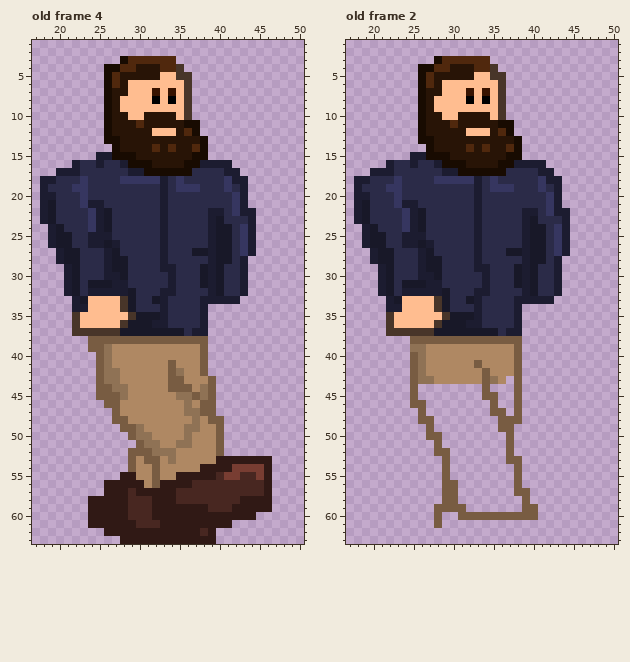
Two versions of one pixel-art file, Assets/Sprites/walk.aseprite. This is how it looked before the edit.
64x64 pixels, 4 frames. Colours within 5 levels of each other are drawn and written as one. Shown: old frame 4: x 17..50, y 1..63; old frame 2: x 17..50, y 1..63. The commit also changed other frames, which this record leaves out.
After:
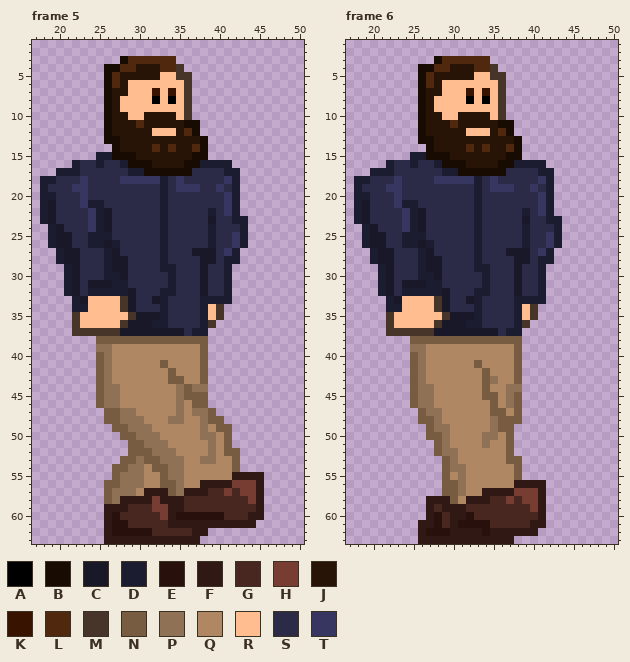
Palette (. is transparent): A #000000  B #180b01  C #181828  D #1c1c30  E #28100c  F #301915  G #482721  H #783d32  J #281406  K #381300  L #50280d  M #483529  N #785c42  P #8f7255  Q #af8863  R #ffbd90  S #2b2b48  T #363660
A new or re-ordered frame is compared with the old frame closest to it.
Edits made:
frames 4 -> 8
Changed rows in their new state; - is an unchanged pixel.
Frame 5 is new; against old frame 4:
first column x 24:
18 -------------------.---
19 ----------------TSD.---
20 -----------------TD.---
21 -----------------TD.---
22 ----------------STD..--
23 ---------------CS-DD.--
24 ----------------SS-D.--
25 ----------------SSTD.--
26 ----------------SSTD.--
27 ---------------CSTD..--
28 --------------CCSDD.---
29 ---------------SSD..---
30 ---------------SSD..---
31 ---------------SSD..---
32 --------------CSSD..---
33 ------------------.----
34 ---------------RM------
35 ---------------RM------
36 ---------------M-------
38 .----------------------
39 .P---------------------
41 ---------NQ------------
42 ---Q-------Q-----------
43 ---Q----------N.-------
44 --P-Q-----QP-P-.-------
45 --PPQ-------N-N.-------
46 -NPP-------PQN-.-------
47 --N-PP-----PQ-P--------
48 --N-PPP---PP-QP--------
49 ---N-P-P----QQP--N-----
50 ----N---P---Q-PPQN-----
51 -----N---P-QQ--PQN-----
52 ---------------PQNN----
53 ----N-P--P-P--PPQQN....
54 ---NNPP--NPP--QQQQN....
55 ---NPPP-QNPPQQQQQQFFFF.
56 --NNPPP-QNNPQQFFFFHHHF.
57 --NPPPQ---NPFFF--H-HHF.
58 ..NP-FFFH--F-------GH-.
59 ..------HH--GGG---GGG-.
60 ..-EG---GH-EEEEEEGGG-F-
61 ..-EEG---G--------FFF--
62 ---EEEEEGGGGG-F.-------
63 --FF----------..-------
Frame 6 is new; against old frame 2:
first column x 38:
18 -----.-
19 --TSD.-
20 ---TD.-
21 ---TD.-
22 --STD..
23 -CS-DD.
24 --SS-D.
25 --SSTD.
26 --SSTD.
27 -CSTD..
28 CCSDD.-
29 -SSD..-
30 -SSD..-
31 -SSD..-
32 CSSD..-
33 ----.--
34 -RM----
35 -RM----
36 -M-----
first column x 26:
43 -Q---------Q----
44 PPQQQQQQ-QQPP---
45 PPQQQQQQ--QP----
46 PPQQQQQQQ-QP----
47 -PPQQQQQQ--Q----
48 --PQQQQQQP------
49 --PPQQQQQP------
50 ---PQQQQPPQ-----
51 ---PQQQQPQQ-----
52 ---PPQQQQQQ-----
53 ----PQQQQQQ-----
54 ----PPQQQQQQ----
55 ----QPQQQQQQ----
56 -----PQQQQQQFFFF
57 -----PQQFFFFHHHF
58 -FFF-QFFFGGHGHHF
59 -FGFFFGGGGGGGGHF
60 -FEGFFEGGGGGGGGF
61 FFEGFEEEEGGGGGFF
62 FEEEFFFFEFFFFFF-
63 FFFFFFFFFFFF----
Pixel boxes of the changes (left, top, right, bottom) in both pictures:
changed: (200, 176, 256, 328)
changed: (88, 336, 272, 544)
changed: (514, 176, 570, 328)
changed: (418, 376, 546, 544)
